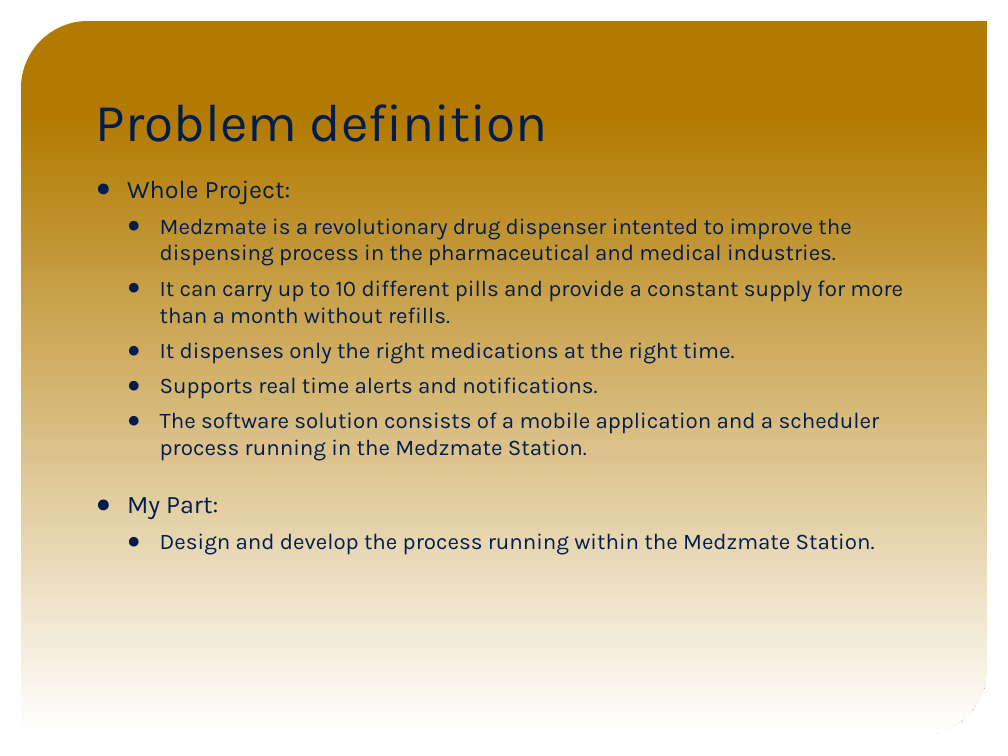
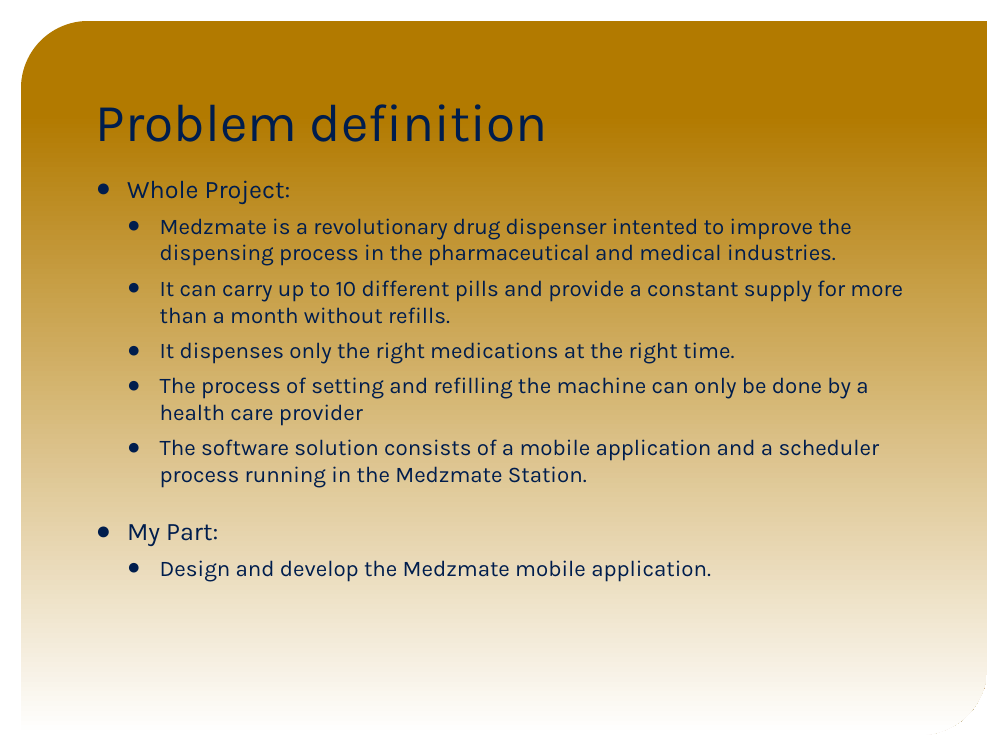
Before and after one commit to FIU-SCIS-Senior-Projects/Medzmate, a slide deck: slide 2 of Presentation Slides/pedro-montero-finalpresentation.pptx. Drawn at 1008x756 pixels with LibreOffice and Linux fonts; fonts in the diff are those of the drawing; background and template pictures are left out. Boxes give left, top, right and bottom in pixels: in the first picture for what was removed or moved away, otherwise in the second. Text is boxed around its words. In the diff, an @@ line names an element or a change of style, - is before the commit and + after.

```diff
--- a/Presentation Slides/pedro-montero-finalpresentation.pptx
+++ b/Presentation Slides/pedro-montero-finalpresentation.pptx
@@ text at (160, 377, 868, 426): text changed @@
-  ● Supports real time alerts and notifications.
+  ● The process of setting and refilling the machine can only be done by a health care provider
@@ text at (160, 560, 711, 582): text changed @@
-  ● Design and develop the process running within the Medzmate Station.
+  ● Design and develop the Medzmate mobile application.
```
Also in this commit, not shown: 6 other slides changed, 2 slides added, 1 slide removed, 1 other file.
